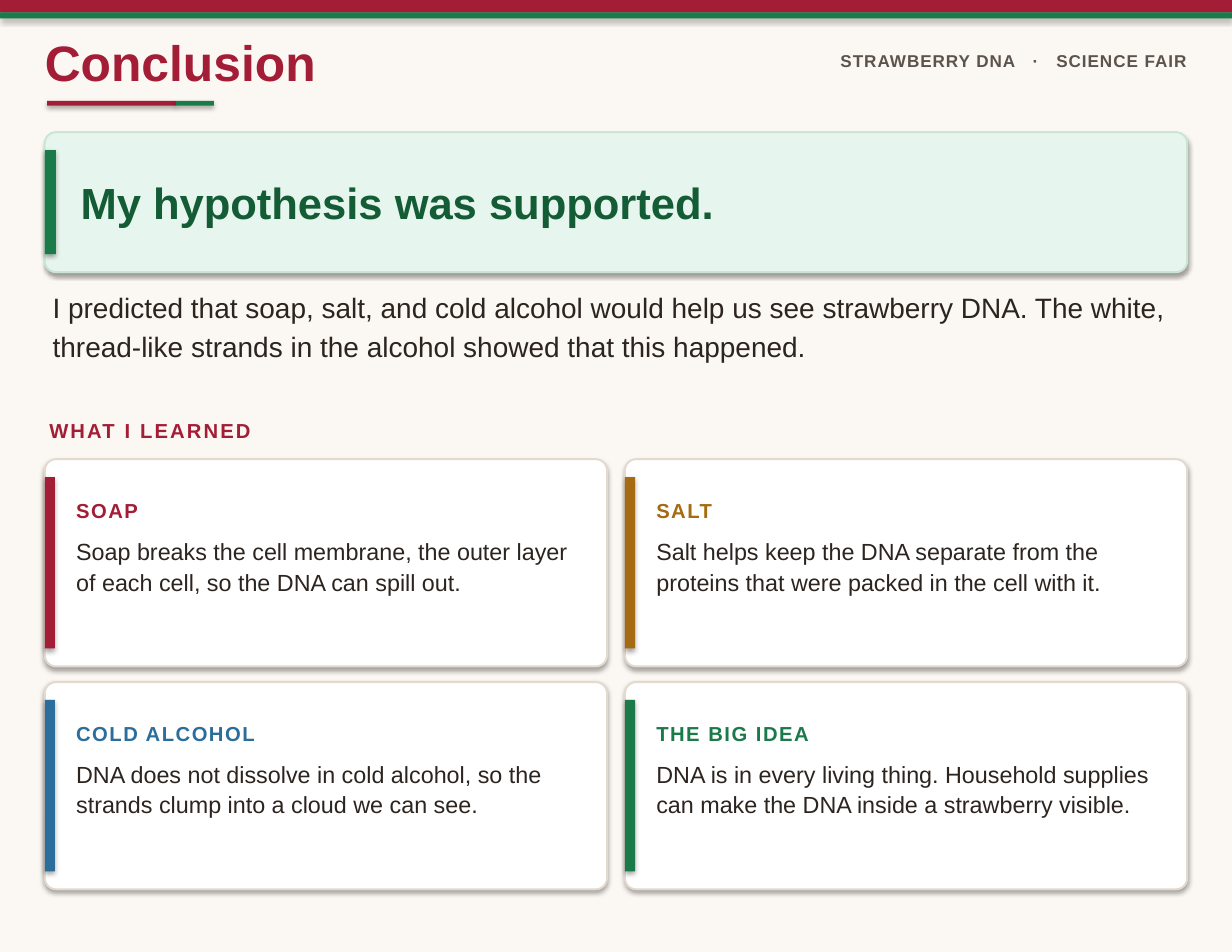
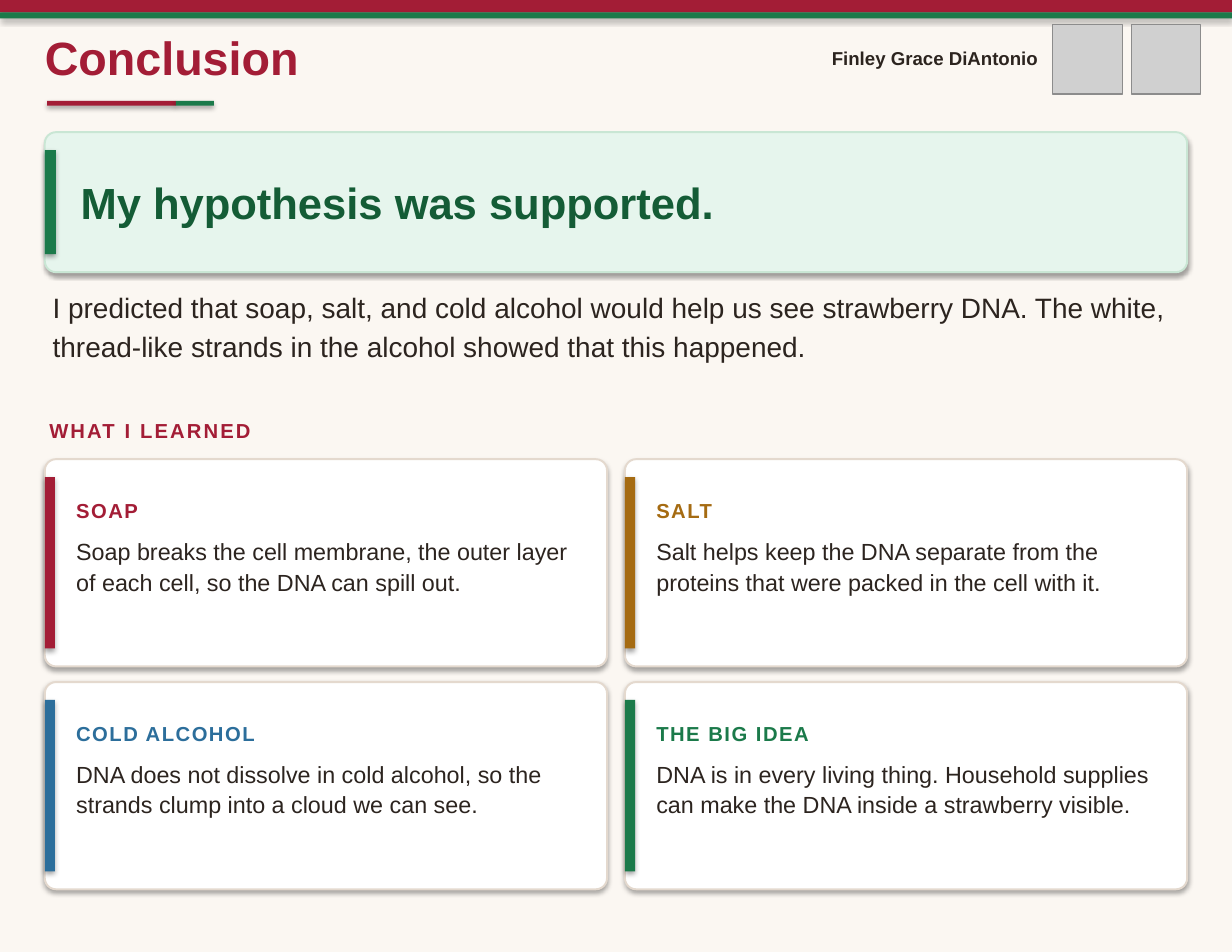
Before and after one commit to cbdiant/Cursor, a slide deck: slide 8 of Strawberry DNA Extraction Science Fair.pptx. Drawn at 1232x952 pixels with LibreOffice and Linux fonts; fonts in the diff are those of the drawing; grey boxes stand for pictures. Boxes give left, top, right and bottom in pixels: in the first picture for what was removed or moved away, otherwise in the second. Text is boxed around its words. In the diff, an @@ line names an element or a change of style, - is before the commit and + after.

```diff
--- a/Strawberry DNA Extraction Science Fair.pptx
+++ b/Strawberry DNA Extraction Science Fair.pptx
@@ text "Conclusion" at [45,41,299,76]: size 32 to 30 pt @@
@@ picture added at [1053,25,1122,94] @@
@@ picture added at [1131,25,1201,94] @@
@@ text added at [832,51,1038,69], 12 pt, text #2C241F, bold @@
+Finley Grace DiAntonio
@@ text removed at [840,55,1187,67] @@
-STRAWBERRY DNA · SCIENCE FAIR
```
Also in this commit, not shown: 7 other slides changed, 4 other files.
